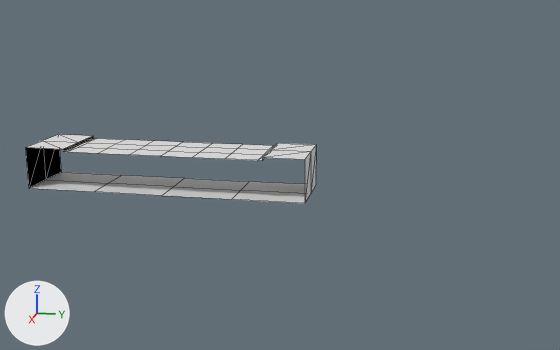
Renders of the FBX model Assets/Amazing Assets/Curved World/Example Scenes/Files/Models/road_straight_mesh.FBX from each side of a commit.
The view is the same before and after, from a 50 mm lens placed at (1.378, 0.208, 0.284), pointed at (0.062, -0.055, -0.045). The lights are fixed; the arrows at lower left show +X, +Y and +Z. Mesh edges are drawn as thin lines. Materials are left out; every surface is plain grey. Where no turn or scale is listed for an object, it has been applied to the vertices.

The scene before the commit, as lines of its bpy script (objects in view):
```python
me_mesh = bpy.data.meshes.new('Mesh')
me_mesh.from_pydata(...)  # 61 vertices, 56 faces; spans x 0.0..0.127, y -0.508..0.0, z -0.076..0.0
me_mesh.materials.append(mat_material__28)
ob_road_straight_mesh = bpy.data.objects.new('road_straight_mesh', me_mesh)
ob_road_straight_mesh.location = (0.0, 0.0, 0.0)
```
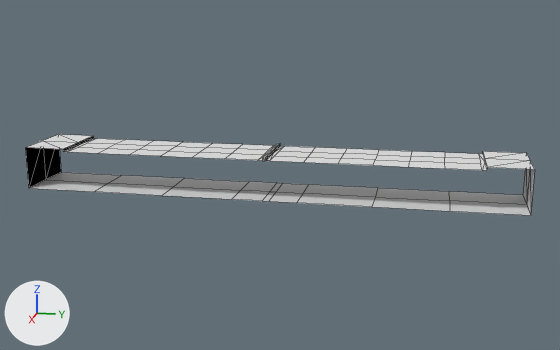
The newer file is also turned or shifted as a whole; pictures and numbers use the older file's frame.

What changed in the scene script:
```text
Change me_mesh:
    used by ob_road_straight_mesh; location = (0.0, 0.0, 0.0)
    remove me_mesh.from_pydata(...)  # 61 vertices, 56 faces; spans x 0.0..0.127, y -0.508..0.0, z -0.076..0.0
    add me_mesh.from_pydata(...)  # 116 vertices, 106 faces; spans x 0.0..0.127, y -0.508..0.368, z -0.076..0.0
    me_mesh part 1
    4 vertices are removed from x 0.0..0.127, y 0.0, z -0.076..0.0
    9 faces are deleted
    2 vertices move from x 0.0..0.063, y 0.0, z -0.076..0.0 to x 0.0..0.063, y -0.074..-0.067, z -0.076..0.0
    29 vertices are added at x 0.0..0.127, y -0.074..0.368, z -0.076..0.0
    14 new vertices lie (0.042, 0.0, 0.0) away from vertices in x 0.0..0.085, y -0.06..0.288, z -0.005
    9 new vertices lie (0.064, 0.0, 0.0) away from vertices in x 0.0..0.063, y -0.074..0.368, z -0.076..0.0
    7 new vertices lie (-0.063, 0.0, 0.0) away from vertices in x 0.063, y -0.013..0.368, z -0.076..0.0
    59 new faces join them
```

Changed parts and their boxes (x1, y1, x2, y2) in the pictures (560 x 350 px):
'road_straight_mesh', reshaped (75% wider, 19% taller)
    before: (25, 134, 316, 203)
    after: (25, 134, 535, 216)
part 1 of me_mesh, built on
    before: (233, 143, 316, 203)
    after: (233, 143, 535, 216)
